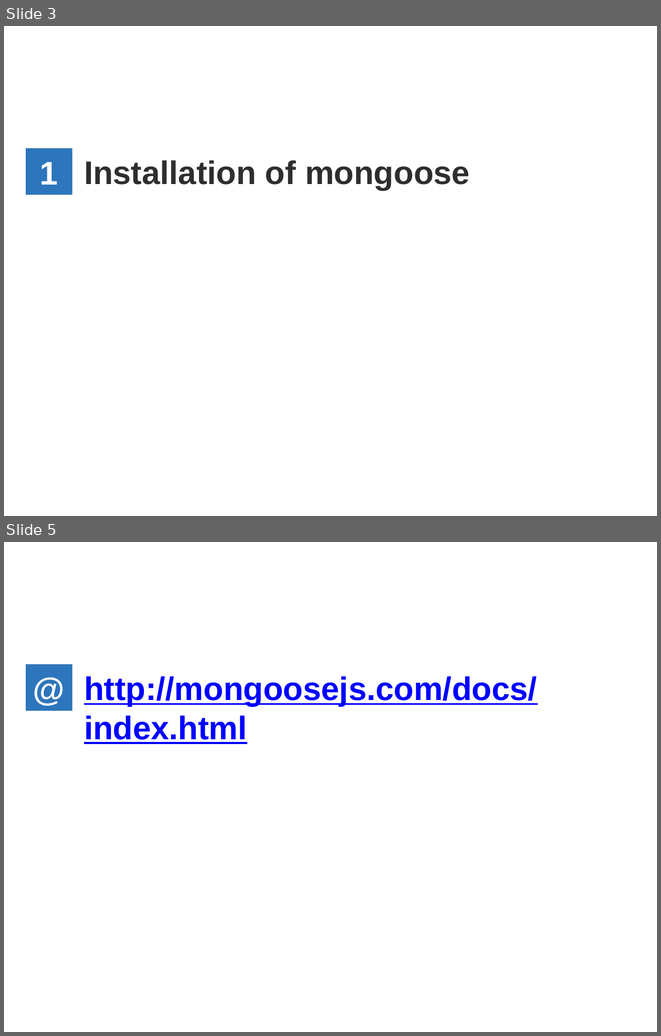
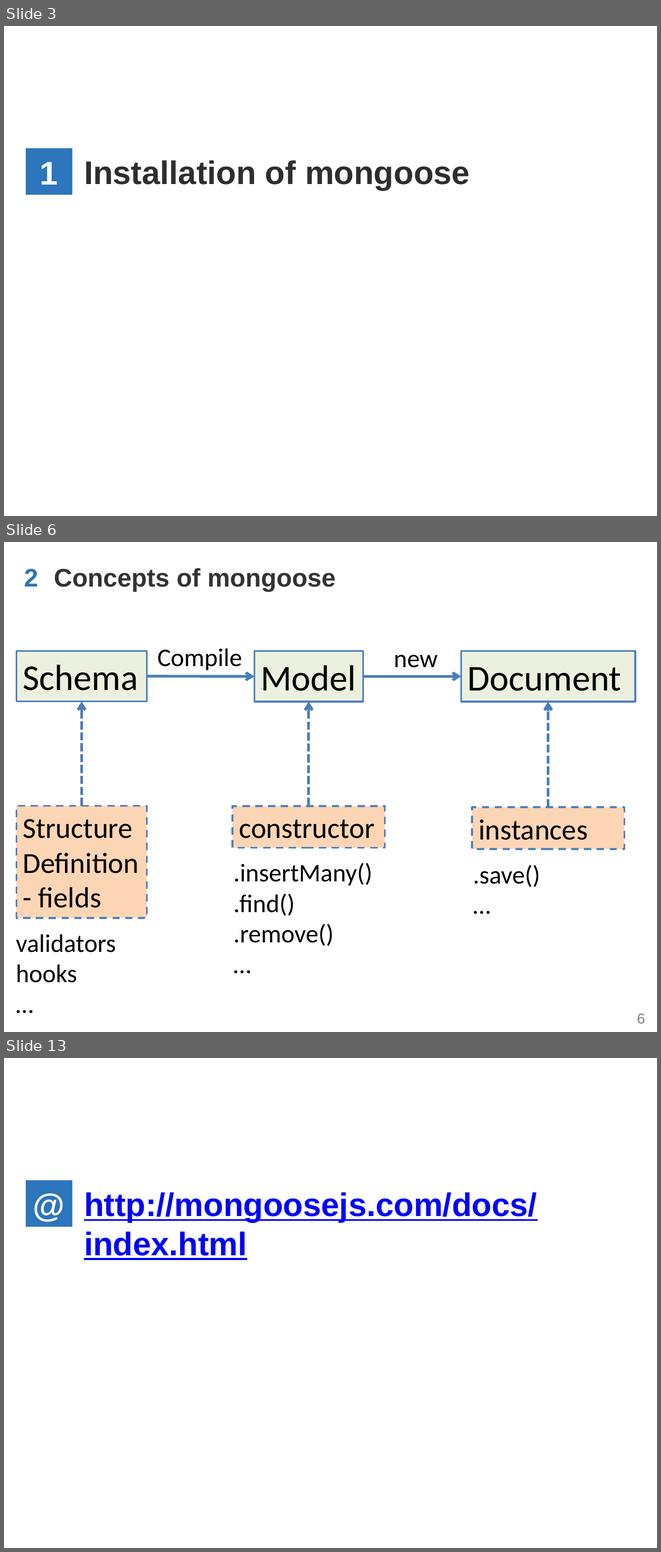
Before and after one commit to WenhaoXu/full-stack-web-course, a slide deck: db/mongodb/2017/materials/MongoDB_CH5_Using_in_nodeJS.pptx. Shown one above the other, each under a label of ours: slides 3 and 5 before the commit, slides 3, 6 and 13 after it; the slides between them are not shown. The pictures are 661x1036 and 661x1552 pixels, drawn with LibreOffice and Linux fonts; fonts in the diff are those of the drawing; background and template pictures are left out. Boxes give left, top, right and bottom in pixels: in the first picture for what was removed or moved away, otherwise in the second. Text is boxed around its words. In the diff, an @@ line names an element or a change of style, - is before the commit and + after.

Commit message:
update mongoose ppt

```diff
--- a/db/mongodb/2017/materials/MongoDB_CH5_Using_in_nodeJS.pptx
+++ b/db/mongodb/2017/materials/MongoDB_CH5_Using_in_nodeJS.pptx
@@ slide 6 added at box(4, 542, 657, 1032), background #FFFFFF; not listed: 1 template element that a slide beside it also shows @@
@@ text added at box(24, 568, 38, 587), 28 pt, text #2D75BC, bold @@
+2
@@ text added at box(54, 568, 336, 591), 28 pt, text #333333, bold @@
+Concepts of mongoose
@@ rectangle added at box(16, 651, 147, 702), fill #EBF1DE, outline #4F81BD 2 pt, 40 pt, text #000000 @@
+Schema
@@ text added at box(157, 648, 242, 670), 28 pt, text #000000 @@
+Compile
@@ rectangle added at box(254, 651, 363, 702), fill #EBF1DE, outline #4F81BD 2 pt, 40 pt, text #000000 @@
+Model
@@ rectangle added at box(461, 651, 635, 702), fill #EBF1DE, outline #4F81BD 2 pt, 40 pt, text #000000 @@
+Document
@@ text added at box(394, 654, 438, 668), 28 pt, text #000000 @@
+new
@@ arrow added from (147, 676) to (254, 677), #4B7EBC 3 pt @@
@@ arrow added from (363, 677) to (461, 677), #4B7EBC 3 pt @@
@@ arrow added from (82, 806) to (82, 702), #4B7EBC 3 pt dashed @@
@@ arrow added from (309, 806) to (309, 702), #4B7EBC 3 pt dashed @@
@@ arrow added from (548, 807) to (548, 702), #4B7EBC 3 pt dashed @@
@@ rectangle added at box(16, 806, 147, 918), fill #FCD5B5, outline #4F81BD 2 pt dashed, 32 pt, text #000000 @@
+Structure
+Definition- fields
@@ rectangle added at box(232, 806, 385, 848), fill #FCD5B5, outline #4F81BD 2 pt dashed, 32 pt, text #000000 @@
+constructor
@@ rectangle added at box(472, 807, 624, 849), fill #FCD5B5, outline #4F81BD 2 pt dashed, 32 pt, text #000000 @@
+instances
@@ text added at box(233, 863, 372, 946), 28 pt, text #000000 @@
+.insertMany()
+.find()
+.remove()
+…
@@ text added at box(473, 865, 540, 887), 28 pt, text #000000 @@
+.save()
+…
@@ text added at box(16, 934, 116, 982), 28 pt, text #000000 @@
+validators
+hooks
+…
@@ what was slide 5 is now slide 13 @@
```
Also in this commit, not shown: 2 slides changed, 7 other slides added.
